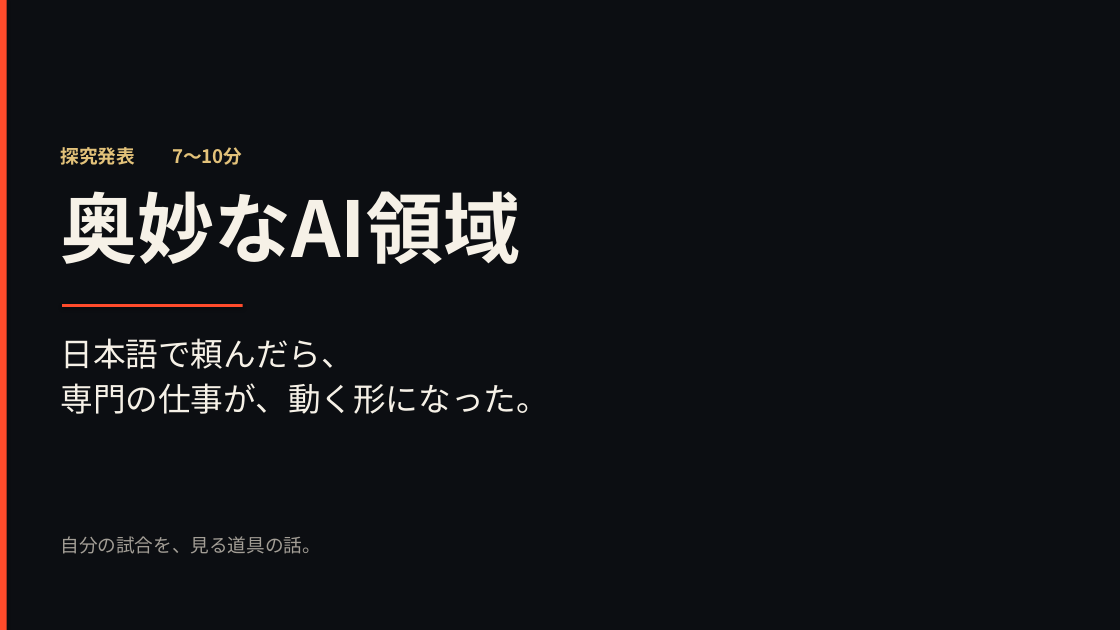
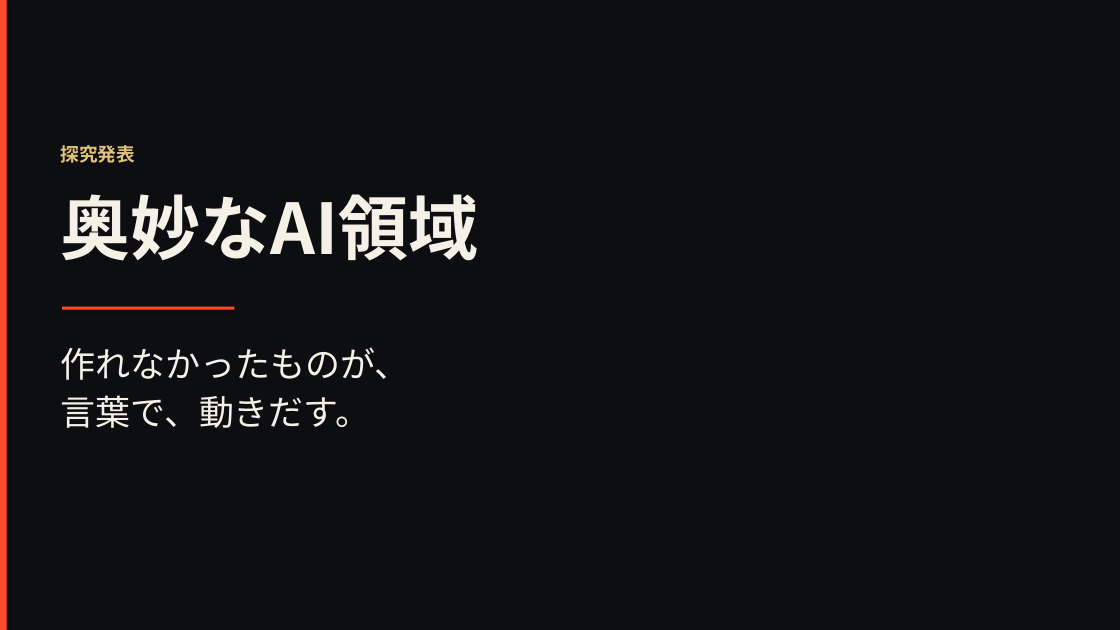
Before and after one commit to kouyozhang-design/vodcoach-ai, a slide deck: slide 1 of presentation/奥妙なAI領域.pptx. Drawn at 1120x630 pixels with LibreOffice and Linux fonts; fonts in the diff are those of the drawing. Boxes give left, top, right and bottom in pixels: in the first picture for what was removed or moved away, otherwise in the second. Text is boxed around its words. In the diff, an @@ line names an element or a change of style, - is before the commit and + after.

```diff
--- a/presentation/奥妙なAI領域.pptx
+++ b/presentation/奥妙なAI領域.pptx
@@ text at <box>60,145,134,163</box>: text changed @@
-探究発表 7〜10分
+探究発表
@@ text "奥妙なAI領域" at <box>60,194,478,261</box>: size 66 to 60 pt @@
@@ rectangle: place and size @@
-rectangle at <box>62,304,243,308</box>
+rectangle at <box>62,307,234,310</box>
@@ text at <box>60,347,409,428</box>: text changed; size 28 to 30 pt @@
-日本語で頼んだら、
-専門の仕事が、動く形になった。
+作れなかったものが、
+言葉で、動きだす。
@@ text removed at <box>60,536,320,554</box> @@
-自分の試合を、見る道具の話。
```
Also in this commit, not shown: 4 other slides changed, 10 slides added, 11 slides removed, 2 other files.
